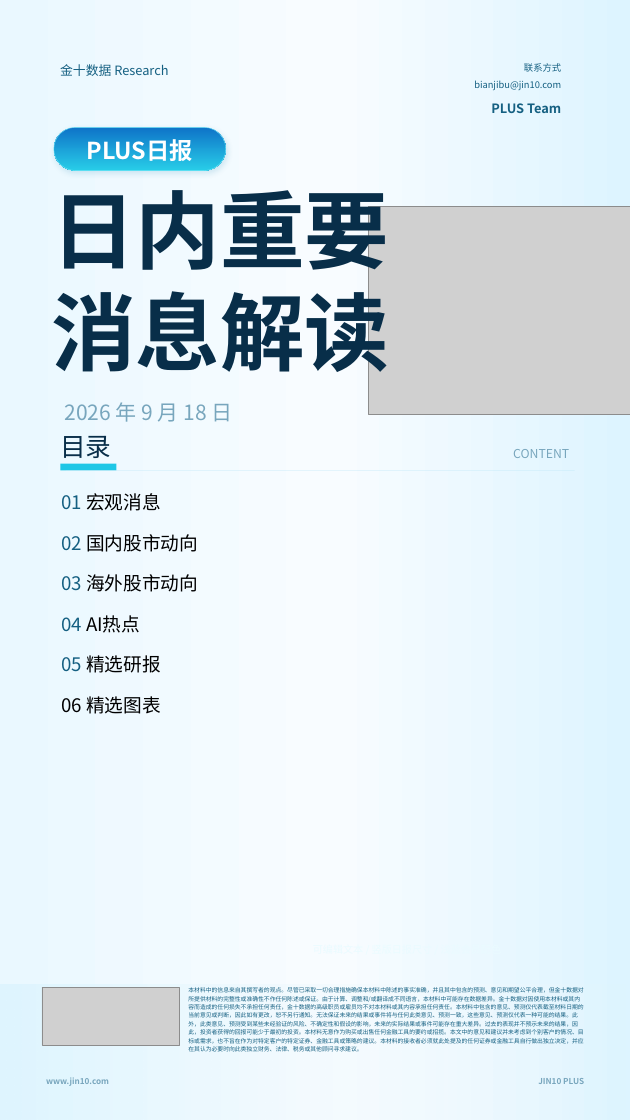
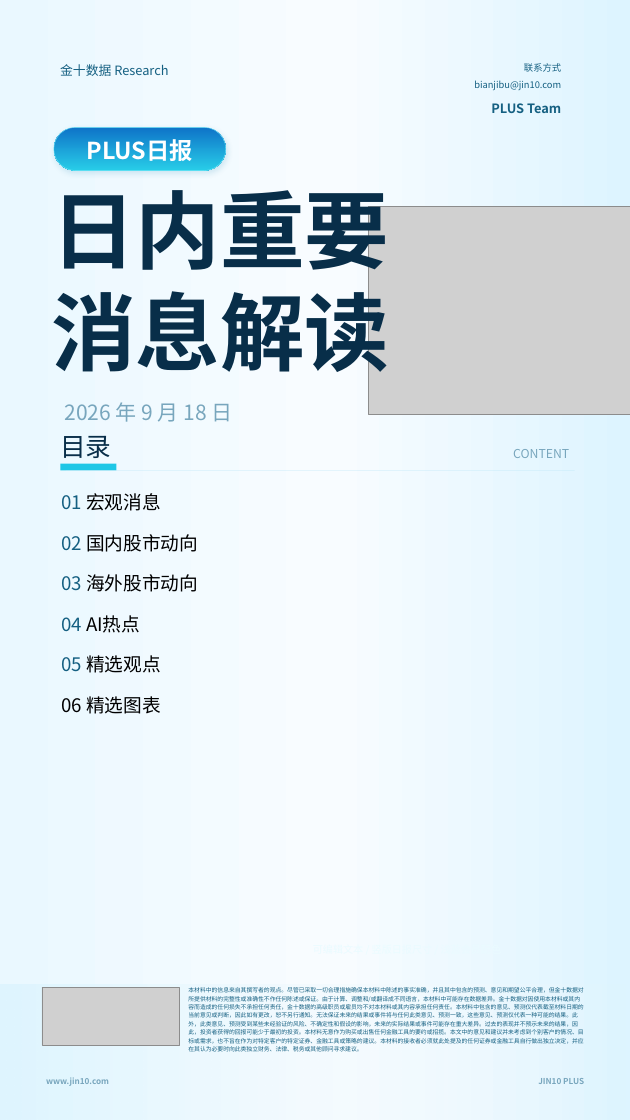
Before and after one commit to MuadibUsul/jin10plustools, a slide deck: slide 1 of jin10-server/templates/plus_daily_source.pptx. Drawn at 630x1120 pixels with LibreOffice and Linux fonts; fonts in the diff are those of the drawing; grey boxes stand for pictures. Boxes give left, top, right and bottom in pixels: in the first picture for what was removed or moved away, otherwise in the second. Text is boxed around its words. In the diff, an @@ line names an element or a change of style, - is before the commit and + after.

```diff
--- a/jin10-server/templates/plus_daily_source.pptx
+++ b/jin10-server/templates/plus_daily_source.pptx
@@ text at (x1=61, y1=655, x2=161, y2=673): text changed @@
-05 精选研报
+05 精选观点
```
Also in this commit, not shown: 1 other slide changed, 12 other files.
